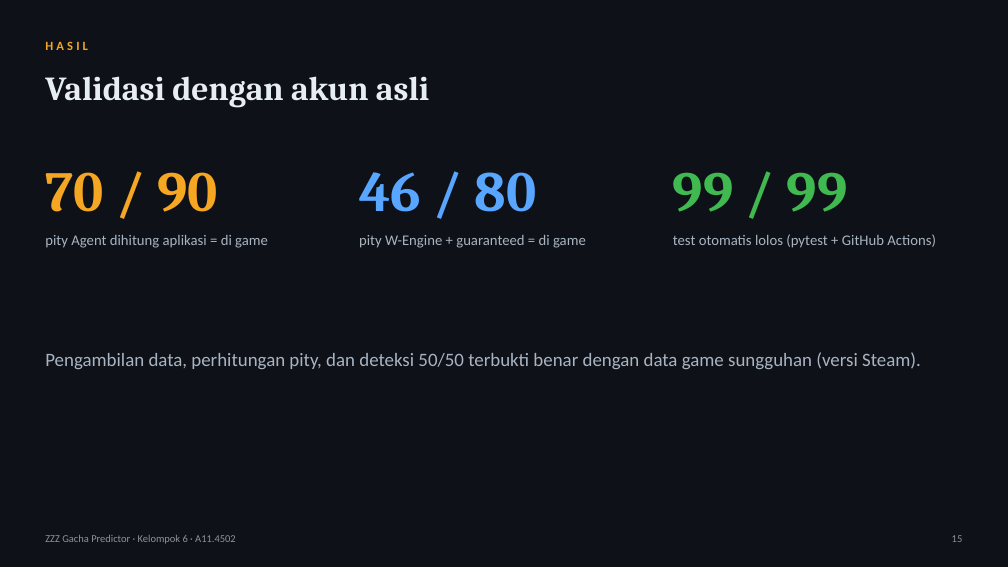
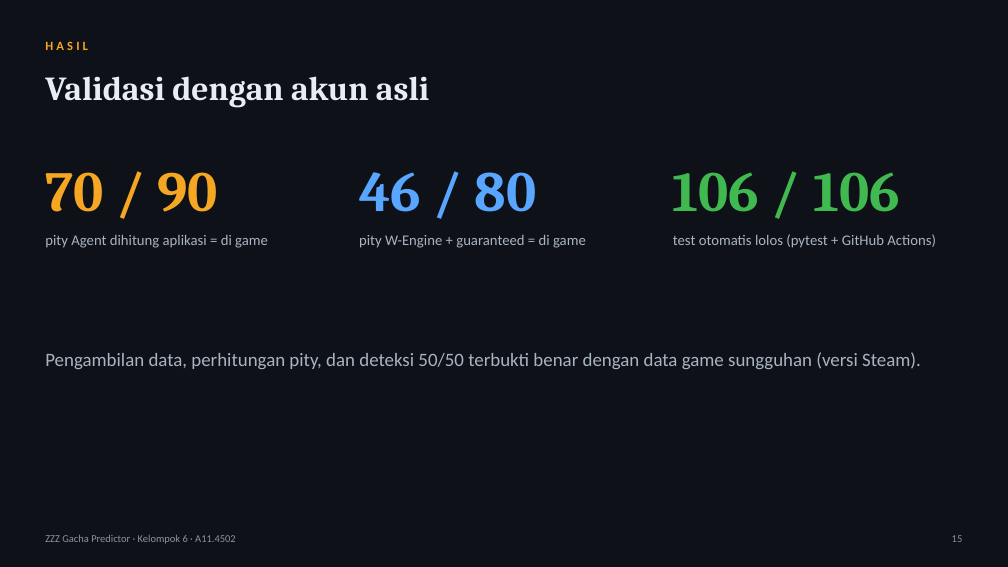
Before and after one commit to tehgeii/project-data-mining, a slide deck: slide 15 of docs/tugas/UAS_Slide_Kelompok6_A11.4502.pptx. Drawn at 1008x567 pixels with LibreOffice and Linux fonts; fonts in the diff are those of the drawing. Boxes give left, top, right and bottom in pixels: in the first picture for what was removed or moved away, otherwise in the second. Text is boxed around its words. In the diff, an @@ line names an element or a change of style, - is before the commit and + after.

```diff
--- a/docs/tugas/UAS_Slide_Kelompok6_A11.4502.pptx
+++ b/docs/tugas/UAS_Slide_Kelompok6_A11.4502.pptx
@@ text at <box>673,172,900,212</box>: text changed @@
-99 / 99
+106 / 106
```
Also in this commit, not shown: 11 other files.
